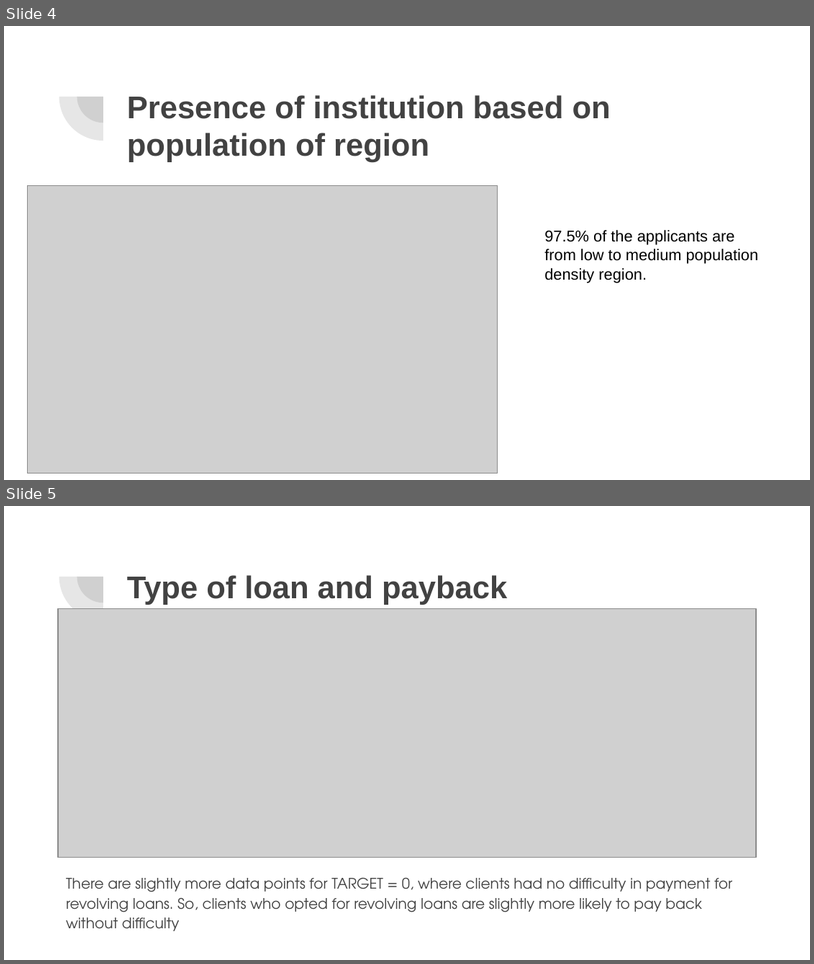
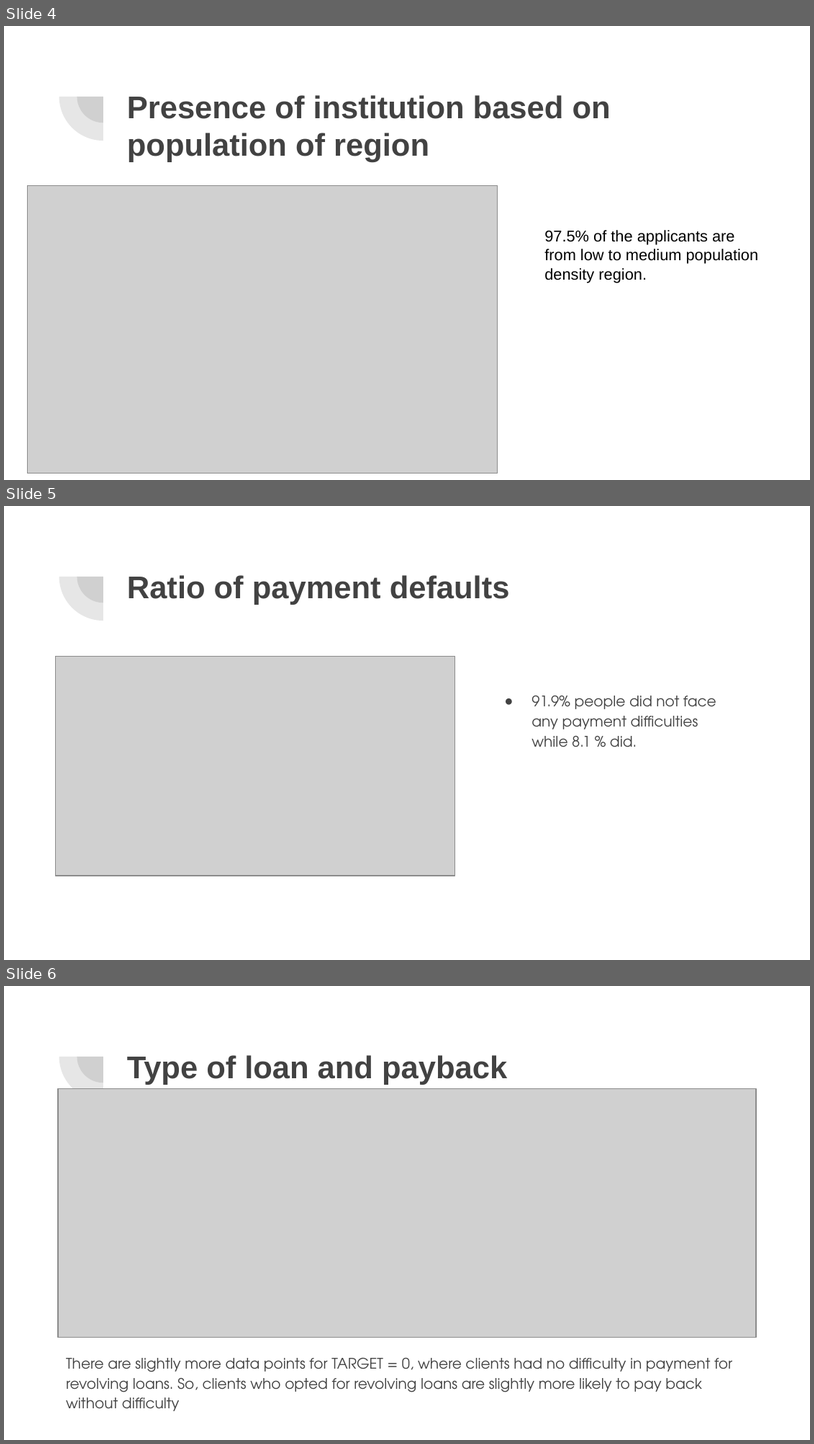
Before and after one commit to acamit/DataScience, a slide deck: Exploratory Data Analysis/Case Study/EDA Case Study -Bank Loan.pptx. Shown one above the other, each under a label of ours: slides 4 and 5 before the commit, slides 4, 5 and 6 after it. The pictures are 814x964 and 814x1444 pixels, drawn with LibreOffice and Linux fonts; fonts in the diff are those of the drawing; grey boxes stand for pictures. Boxes give left, top, right and bottom in pixels: in the first picture for what was removed or moved away, otherwise in the second. Text is boxed around its words. In the diff, an @@ line names an element or a change of style, - is before the commit and + after.

```diff
--- a/Exploratory Data Analysis/Case Study/EDA Case Study -Bank Loan.pptx
+++ b/Exploratory Data Analysis/Case Study/EDA Case Study -Bank Loan.pptx
@@ slide 5 added at bbox=[4, 506, 810, 960], background #FFFFFF; not listed: 2 template elements that a slide beside it also shows @@
@@ title added at bbox=[127, 575, 510, 605], 28 pt, text #424242, bold @@
+Ratio of payment defaults
@@ picture added at bbox=[56, 656, 455, 875] @@
@@ text added at bbox=[532, 695, 717, 747], 13 pt, text #424242 @@
+● 91.9% people did not face any payment difficulties while 8.1 % did.
@@ what was slide 5 is now slide 6 @@
```
Also in this commit, not shown: 2 slides changed, 3 other slides added, 2 slides removed, 1 other file.
